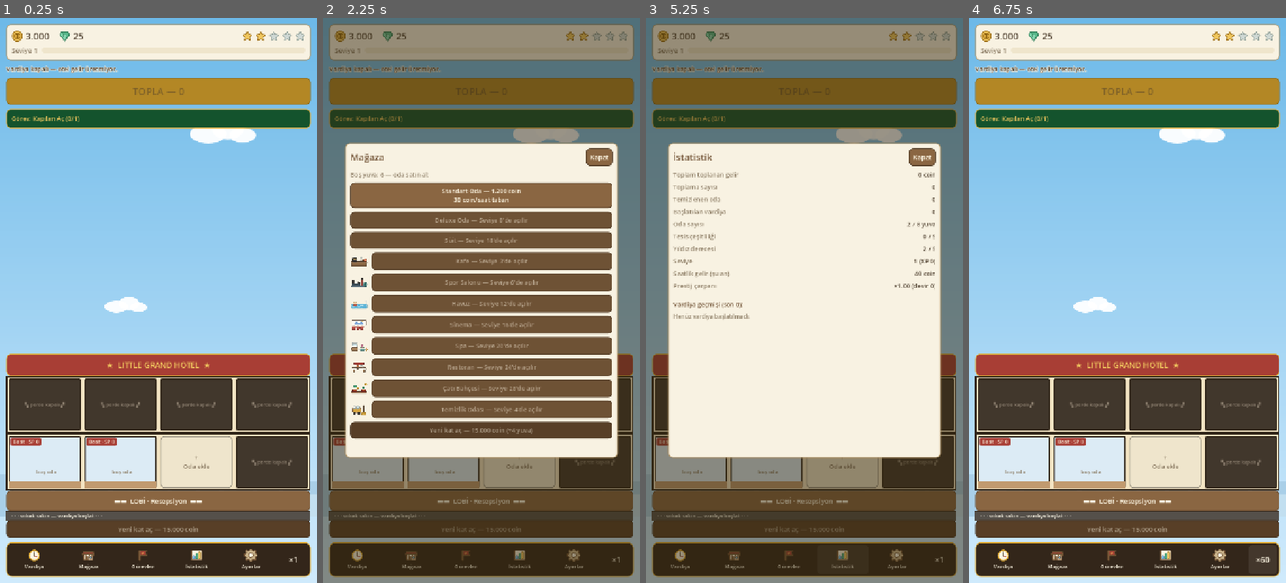
Above: before the commit, frames 1-4 (left to right).
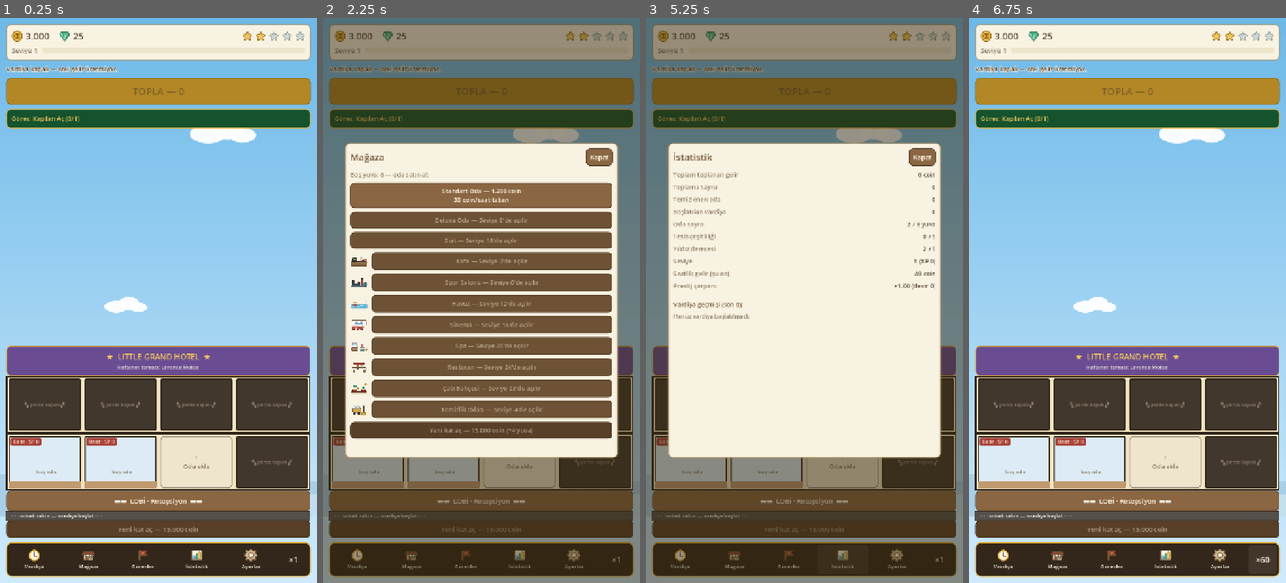
Above: after the commit, the same moments.

Repository: Eren-Ozcan/LittleGrandHotel
Game: Godot game, scene res://main.tscn
Same seed, same stepped clock (60 frames per second), same inputs: the game is played once before the commit and once after it.
Inputs (mouse positions are in pixels of both pictures, inside the frame that each line leads up to):
- Up to frame 1 (0.25 s): no input
- Up to frame 2 (2.25 s): click (367, 464) at 0.52 s; click (443, 464) at 1.27 s; click "+ Oda ekle" at 2 s
- Up to frame 3 (5.25 s): click (680, 560) at 2.77 s; click (734, 560) at 3.52 s; click (788, 560) at 4.27 s; click (842, 560) at 5.02 s
- Up to frame 4 (6.75 s): click (1219, 560) at 5.77 s; click (1263, 560) at 6.52 s

The runs differ from the first frame. In frame 1, 5.0% of the frame differs, in the area x 1-98%, y 58-64%; in frame 2, 0.5%; in frame 3, 0.5%; in frame 4, 5.0%.

Commit message:
Haftalık dekorasyon teması: sunucusuz, takvime göre deterministik
Game.current_week_index() gerçek zamandan (unix saniye / 7 gün)
türeyen bir hafta sayacı üretir — sunucu ya da kayıt gerektirmez,
her cihazda aynı anda aynı temayı gösterir. main.gd bu indeksi 7
temalık bir listeye (isim + vurgu rengi) modüle ederek çatı
tabelasının rengini ve "Haftanın teması" etiketini belirliyor.

Diff:
--- a/src/autoload/game.gd
+++ b/src/autoload/game.gd
@@ -86,6 +86,12 @@
 
 func now() -> float:
 	return Time.get_unix_time_from_system()
+
+
+## Sunucusuz "haftalık etkinlik" için deterministik hafta indeksi: her yerde
+## (ve her cihazda) aynı anda aynı sayıyı üretir, yalnızca takvimden türer.
+func current_week_index() -> int:
+	return int(now() / (7.0 * 86400.0))
 
 
 func load_json(path: String) -> Dictionary:
--- a/src/main.gd
+++ b/src/main.gd
@@ -42,6 +42,18 @@
 
 const SPEEDS: Array[float] = [1.0, 60.0, 3600.0]
 var speed_index := 0
+
+## Haftalık dekorasyon teması: sunucusuz, Game.current_week_index()'e göre
+## deterministik seçilir — çatı tabelasını hafta boyunca tek renkte boyar.
+const WEEKLY_THEMES := [
+	{ "name": "Klasik Kırmızı", "accent": Color("a83e35") },
+	{ "name": "Yaz Esintisi", "accent": Color("1f8a8c") },
+	{ "name": "Altın Çağ", "accent": Color("b8860b") },
+	{ "name": "Lavanta Molası", "accent": Color("6a4c93") },
+	{ "name": "Orman Nefesi", "accent": Color("2f7a4f") },
+	{ "name": "Mercan Gün Batımı", "accent": Color("c9622a") },
+	{ "name": "Kış Masalı", "accent": Color("2f6fa8") },
+]
 
 var coins_label: Label
 var gems_label: Label
@@ -486,6 +498,10 @@
 	collect_button.disabled = int(Game.pending_income) <= 0
 
 
+func _current_theme() -> Dictionary:
+	return WEEKLY_THEMES[Game.current_week_index() % WEEKLY_THEMES.size()]
+
+
 func _rebuild_hotel() -> void:
 	for c in hotel_box.get_children():
 		hotel_box.remove_child(c)
@@ -497,12 +513,19 @@
 	top_gap.mouse_filter = Control.MOUSE_FILTER_IGNORE
 	hotel_box.add_child(top_gap)
 
-	# Çatı tabelası (kırmızı tente)
-	var roof := _panel(PALETTE.banner_red, PALETTE.gold)
+	# Çatı tabelası (haftalık temaya göre renklenen tente)
+	var theme: Dictionary = _current_theme()
+	var roof := _panel(theme.accent, PALETTE.gold)
 	hotel_box.add_child(roof)
+	var roof_col := VBoxContainer.new()
+	roof_col.add_theme_constant_override("separation", 2)
+	roof.add_child(roof_col)
 	var roof_l := _label("★  LITTLE GRAND HOTEL  ★", 18, PALETTE.gold_soft)
 	roof_l.horizontal_alignment = HORIZONTAL_ALIGNMENT_CENTER
-	roof.add_child(roof_l)
+	roof_col.add_child(roof_l)
+	var theme_l := _label("Haftanın teması: %s" % String(theme.name), 12, PALETTE.cream_text)
+	theme_l.horizontal_alignment = HORIZONTAL_ALIGNMENT_CENTER
+	roof_col.add_child(theme_l)
 
 	var spf := int(Game.eco.building.slots_per_floor)
 	for f: int in range(Game.floors, 0, -1):
--- a/tests/sim_check.gd
+++ b/tests/sim_check.gd
@@ -294,6 +294,11 @@
 	check(g7.prestige_level == 0 and absf(g7.prestige_mult() - 1.0) < 0.001, "tam sıfırlama mantığı prestiji de sıfırlar")
 	g7.free()
 
+	# 17) Haftalık tema indeksi: deterministik ve kararlı
+	var week_a: int = g.current_week_index()
+	var week_b: int = g.current_week_index()
+	check(week_a == week_b and week_a >= 0, "hafta indeksi deterministik ve negatif değil")
+
 	g.free()
 	g2.free()
 	print("TÜM TESTLER GEÇTİ" if failures == 0 else "%d test BAŞARISIZ" % failures)
